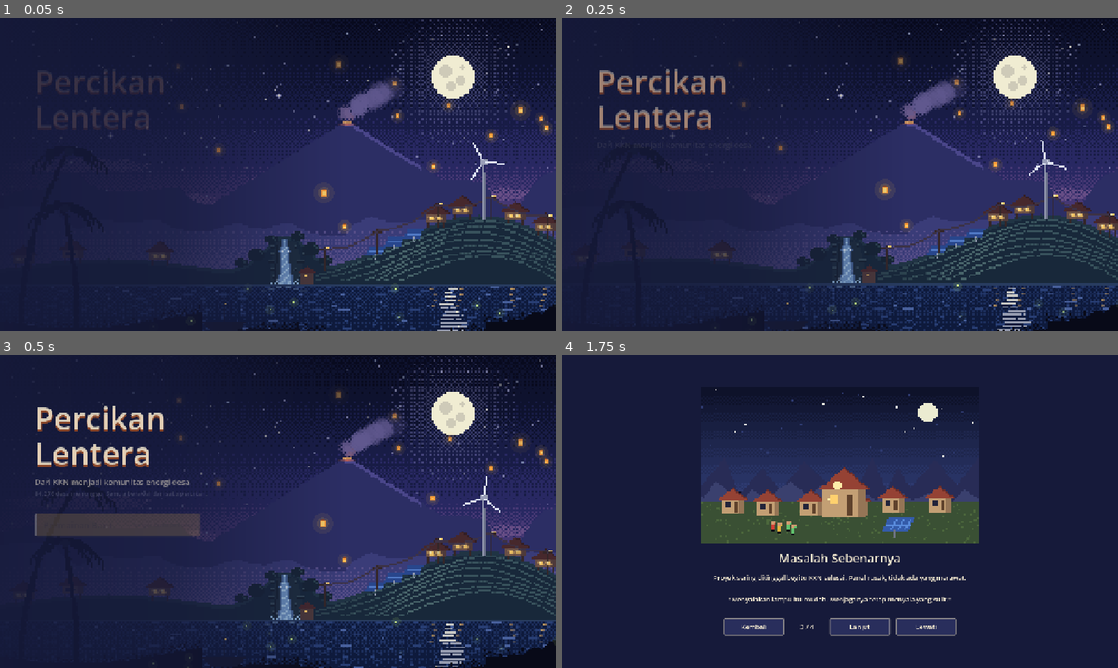
Above: before the commit, frames 1-4 (two rows, left to right).
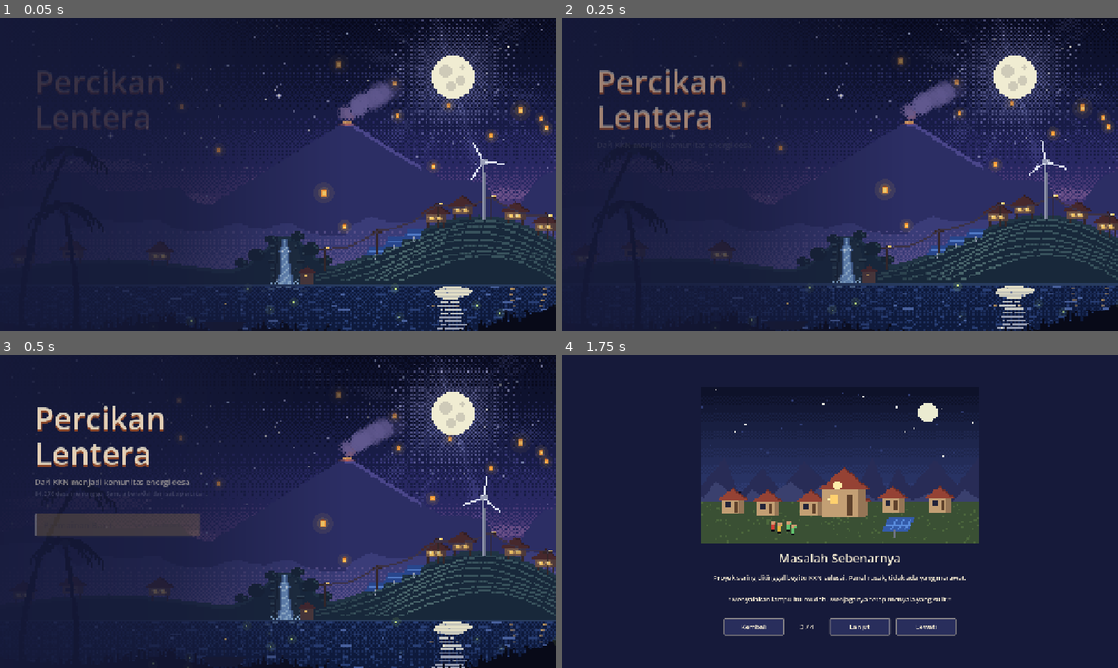
Above: after the commit, the same moments.

Repository: RizqieSufiawan/percikan-lentera
Game: Godot game, scene res://scenes/title.tscn
Two runs of this game, one before a commit and one after it. Both use one fixed random seed, a clock stepped at 60 frames per second and the inputs below. Sound files missing from this copy of the repository are replaced by a short silence.
Inputs (mouse positions are in pixels of both pictures, inside the frame that each line leads up to):
- Up to frame 1 (0.05 s): no input
- Up to frame 2 (0.25 s): no input
- Up to frame 3 (0.5 s): no input
- Up to frame 4 (1.75 s): tap Enter at 0.5 s; move the mouse to (962, 495) at 0.52 s; hold Right 0.53-1.28 s; tap Delete at 0.6 s; click (962, 495) at 0.67 s; tap Space at 0.77, 1.07, 1.52 s; move the mouse to (728, 527) at 1.27 s; hold Left from 1.28 s (still down); tap 1 at 1.35 s; click (728, 527) at 1.42 s

The runs differ from the first frame. In frame 1, 1.0% of the frame differs, in the area x 24-98%, y 6-100%; in frame 2, 1.0%; in frame 3, 1.1%; in frame 4, nothing differs.

Commit message:
Bulan Lemmbut

Diff:
--- a/scripts/ui/title_screen.gd
+++ b/scripts/ui/title_screen.gd
@@ -43,6 +43,7 @@
 
 var _buttons: Array[Button] = []
 var _layers: Array[TextureRect] = []
+var _rays: ColorRect  # pancaran cahaya bulan (shaders/moon_rays.gdshader), anak lapisan langit
 var _fx: Array[Control] = []  # satu kanvas efek per lapisan, ikut bergeser bersama lapisannya
 var _lanterns: Array = []
 var _stars: Array = []
@@ -113,6 +114,13 @@
 		tr.stretch_mode = TextureRect.STRETCH_KEEP_ASPECT_COVERED
 		tr.mouse_filter = Control.MOUSE_FILTER_IGNORE
 		%Scenery.add_child(tr)
+		if i == 0:
+			_rays = ColorRect.new()
+			_rays.mouse_filter = Control.MOUSE_FILTER_IGNORE
+			var rm := ShaderMaterial.new()
+			rm.shader = preload("res://shaders/moon_rays.gdshader")
+			_rays.material = rm
+			tr.add_child(_rays)
 		var fx := Control.new()
 		fx.mouse_filter = Control.MOUSE_FILTER_IGNORE
 		fx.set_anchors_preset(Control.PRESET_FULL_RECT)
@@ -130,6 +138,12 @@
 		var d: float = LAYERS[i][1]
 		tr.size = vs + Vector2.ONE * MARGIN * 2.0
 		tr.position = (Vector2(-MARGIN, -MARGIN) - _par * MARGIN * d).round()
+	if _rays:
+		# Tepat menutup gambar langit di dalam lapisannya (gambar diperbesar & dipotong "cover").
+		var tr0 := _layers[0]
+		var k := maxf(tr0.size.x / IMG.x, tr0.size.y / IMG.y)
+		_rays.position = (tr0.size - IMG * k) / 2.0
+		_rays.size = IMG * k
 
 
 ## Titik di gambar lapisan (1280x720) -> titik lokal di lapisan yang sudah diperbesar/dipotong.
@@ -426,15 +440,27 @@
 		if x > 320.0 or x + ln < 0.0:
 			continue
 		_art(c, px, Vector2(x, r["y"]), LAKE2 if r["bright"] else LAKE1, ln)
-	# Pantulan bulan: tiap baris bergoyang sendiri, kadang terputus, makin lebar dan pudar ke bawah.
-	for y in range(LAKE_Y + 2, ART_H, 2):
-		var spread := 3 + (y - LAKE_Y) / 5
+	# Pantulan bulan: di dekat tepi danau berbentuk cakram bulan yang gepeng (sedikit bergoyang,
+	# baris berselang agak redup seperti permukaan air), lalu pecah jadi garis-garis ke bawah.
+	var disc := [5, 8, 10, 10, 9, 7, 4]
+	for i in disc.size():
+		var y: int = LAKE_Y + 1 + i
+		var hw: int = disc[i]
+		var wob := roundf(sin(_time * 1.3 + i * 0.9) * 0.8)
+		var col := Color8(226, 222, 198) if i % 2 == 0 else Color8(196, 196, 186)
+		_art(c, px, Vector2(MOON.x - hw + wob, y), col, hw * 2)
+		if i % 2 == 1:
+			# Satu celah gelap per baris berselang, bergeser pelan (riak memecah pantulan).
+			var cut := int(fmod(_time * 1.2 + i * 2.3, float(hw * 2 - 2))) + 1
+			_art(c, px, Vector2(MOON.x - hw + wob + cut, y), Color8(120, 130, 160))
+	for y in range(LAKE_Y + 2 + disc.size(), ART_H, 2):
+		var spread := 4 + (y - LAKE_Y) / 5
 		var wob := roundf(sin(_time * 1.6 + y * 0.9) * 1.2 + sin(_time * 0.7 + y * 0.35))
 		var ln := spread * 2 - int(absf(sin(_time * 2.1 + y * 1.7)) * 3.0)
 		var x0 := MOON.x - spread + wob
-		var col := Color8(200, 200, 196) if y < 160 else Color8(150, 156, 176)
+		var col := Color8(196, 198, 196) if y < 164 else Color8(150, 156, 176)
 		var gap := int((0.5 + 0.5 * sin(_time * 1.1 + y)) * ln)
-		if y > 156 and gap > 0 and gap < ln - 1:
+		if gap > 0 and gap < ln - 1:
 			_art(c, px, Vector2(x0, y), col, gap)
 			_art(c, px, Vector2(x0 + gap + 1, y), col, ln - gap - 1)
 		else:
@@ -446,6 +472,8 @@
 	for hx in HOUSES:
 		for k in 4:
 			var y: int = LAKE_Y + 2 + k * 3
+			if absf(hx + 3 - MOON.x) < 12.0 and y < LAKE_Y + 9:
+				continue  # tertutup cakram pantulan bulan
 			var wob := roundf(sin(_time * 2.0 + hx + k * 1.3))
 			var a: float = (0.75 + 0.25 * sin(_time * 3.0 + hx * 0.7 + k)) * _house_light.get(hx, 1.0)
 			_art(c, px, Vector2(hx + 3 + wob, y), Color(Color8(200, 160, 96), a))
--- /dev/null
+++ b/shaders/moon_rays.gdshader
@@ -0,0 +1,44 @@
+shader_type canvas_item;
+render_mode blend_add;
+// Pancaran cahaya bulan di layar judul: pendar lembut dan berkas sinar tipis yang MEMANCAR: denyut
+// cahaya berjalan dari bulan ke luar di sepanjang berkas (berkasnya sendiri hampir diam). Dihitung per piksel seni (320x180) dan memakai dithering Bayer 4x4, jadi
+// tetap terlihat pixel art, bukan gradasi halus. Digambar di atas lapisan langit (title_sky.png).
+
+uniform vec2 art_size = vec2(320.0, 180.0);
+uniform vec2 moon = vec2(252.5, 38.5);  // pusat bulan (piksel seni, make_title_bg.py)
+uniform float moon_r = 11.5;
+uniform vec3 tint : source_color = vec3(0.62, 0.64, 0.82);
+uniform float strength = 0.3;
+
+float bayer(vec2 g) {
+	int x = int(mod(g.x, 4.0));
+	int y = int(mod(g.y, 4.0));
+	int i = y * 4 + x;
+	int m[16] = int[](0, 8, 2, 10, 12, 4, 14, 6, 3, 11, 1, 9, 15, 7, 13, 5);
+	return (float(m[i]) + 0.5) / 16.0;
+}
+
+void fragment() {
+	vec2 g = floor(UV * art_size);
+	vec2 d = g + 0.5 - moon;
+	float r = length(d);
+	if (r < moon_r || r > 110.0) {
+		COLOR = vec4(0.0);
+	} else {
+		float ang = atan(d.y, d.x);
+		// Dua kelompok berkas dengan jumlah dan arah putar berbeda supaya tidak terasa kaku.
+		float rays = pow(max(0.0, sin(ang * 6.0 + TIME * 0.01)), 7.0) * 0.65
+			+ pow(max(0.0, sin(ang * 10.0 - TIME * 0.008 + 1.3)), 9.0) * 0.45;
+		// Gelombang terang bergerak keluar (r - waktu): cahaya terasa memancar dari bulan.
+		float wave = 0.35 + 0.65 * pow(0.5 + 0.5 * sin(r * 0.2 - TIME * 1.1), 2.0);
+		rays *= smoothstep(moon_r, moon_r + 5.0, r) * exp(-(r - moon_r) / 34.0) * wave;
+		float halo = exp(-(r - moon_r) / 8.0) * (0.8 + 0.2 * sin(r * 0.35 - TIME * 1.1));
+		float v = clamp(rays * 0.75 + halo * 0.7, 0.0, 1.0) * 3.0;
+		// Kuantisasi 3 tingkat + dithering di antaranya.
+		float lvl = floor(v);
+		if (v - lvl > bayer(g)) {
+			lvl += 1.0;
+		}
+		COLOR = vec4(tint * strength * (lvl / 3.0), 1.0);
+	}
+}
Binary file changed: assets/ui/title_background.png
Binary file changed: assets/ui/title_near.png
Not shown, added: shaders/moon_rays.gdshader.uid
